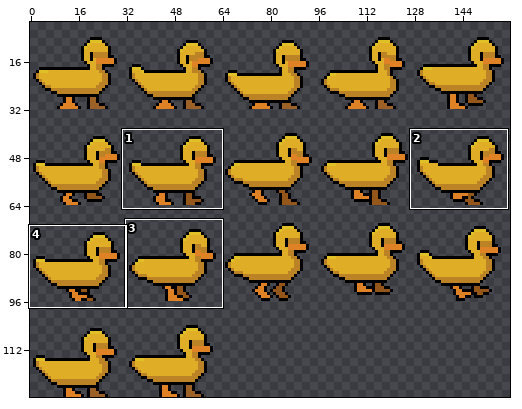
Sprite sheet: assets/sprites/entities/duck-Sheet.png. Above, an overview of the earlier version with the close-up marked.
Close-up. Earlier state:
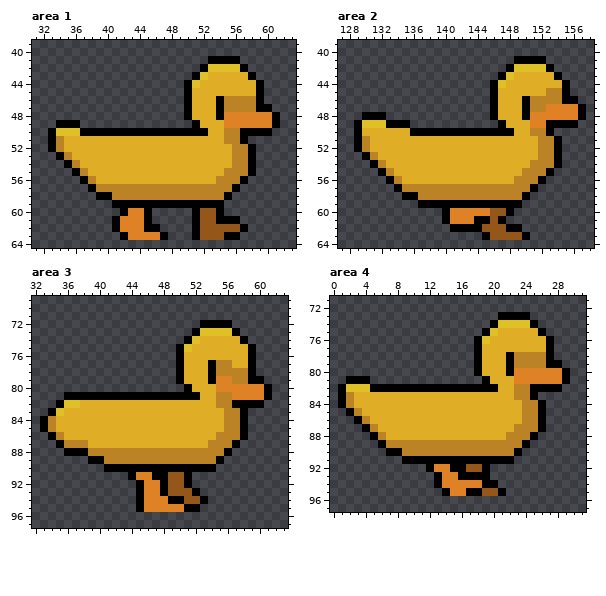
The file is 160x128 pixels. Shown: area 1: x 31..63, y 39..64; area 2: x 127..158, y 39..64; area 3: x 32..63, y 69..97; area 4: x 0..31, y 71..97. The wide view leaves out empty margins. The commit also changed other parts of the picture, which this record leaves out.
After:
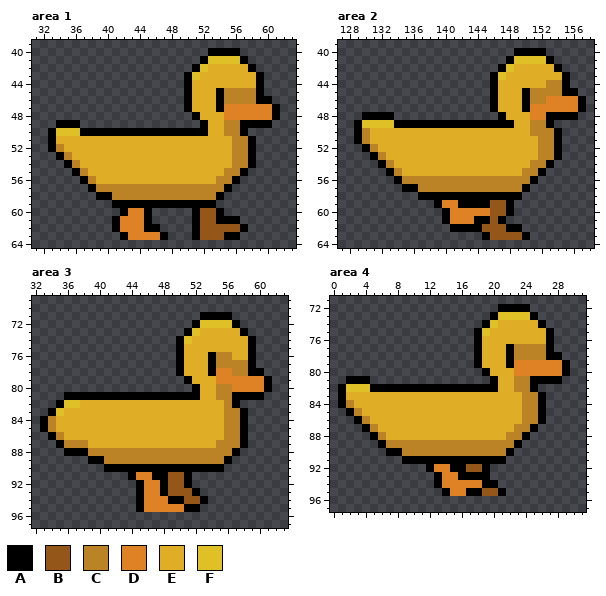
Palette (. is transparent): A #000000  B #955719  C #bb8226  D #df8226  E #dfae26  F #dfc026
Diff:
Changed rows in their new state; - is an unchanged pixel.
Area 1:
first column x 34:
40 -------------------AAAA-----
41 ------------------AFFFFA----
42 -----------------AFEEEEEA---
43 ----------------AFE-----EA--
44 -----------------E----------
45 --------------------ACCCC---
46 --------------------------A-
47 ---------------------DDDDDDA
48 ----------------.A--E-------
49 -----------------.A--CCAAAA.
50 ------------------------...-
51 E--------------------E-CA---
first column x 54:
55 ---A.
56 --A.-
57 -A.--
58 A.---
59 .----
Area 2:
first column x 129:
40 --------------------AAAA-----
41 -------------------AFFFFA----
42 ------------------AFEEEEEA---
43 -----------------AFE-----EA--
44 ------------------E-----CC---
45 ---------------------ACC---A-
46 ------------------------DDDDA
47 ----------------------DD-----
48 ----A------------.A--E--AAAA.
49 ----F--AAAAAAAAAAA-A--CC-...-
50 -C-----EEEEEEEEEEEEE----CA---
52 .AC--------------------------
53 -.AC-------------------------
54 --.AC-------------------A.---
55 ---.AC-----------------A.----
56 ----.ACCCCCCCCCCCCCC--A.-----
57 -----.AA-------------A.------
58 ------..AAAAAAAAAAAAA.-------
59 --------..-DD----BB-.--------
Area 3:
first column x 50:
71 ---AAAA-----
72 --AFFFFA----
73 -AFEEEEEA---
74 AFE-----EA--
75 -E----------
76 ----ACC-----
77 -------CC---
78 -----DD---A-
79 .A--E--DDDDA
80 -.A--CC-----
81 -------AAAA.
82 -----E--...-
first column x 54:
86 -E---
87 E--CA
88 --CA-
89 -CA--
90 -A---
Area 4:
first column x 2:
72 -------------------AAAA-----
73 ------------------AFFFFA----
74 -----------------AFEEEEEA---
75 ----------------AFE-----EA--
76 -----------------E----------
77 --------------------ACCCC---
78 --------------------------A-
79 ---------------------DDDDDDA
80 ----------------.A--E-------
81 -----------------.A--CCAAAA.
82 ------------------------...-
83 E--------------------E-CA---
first column x 22:
87 ---A.
88 --A.-
89 -A.--
90 A.---
91 .----
